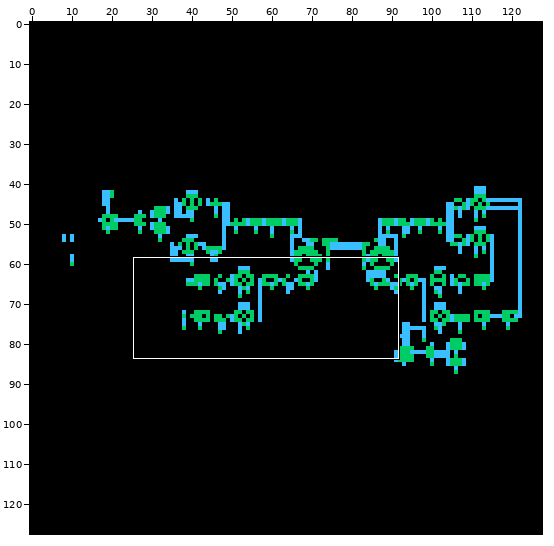
Two states of a sprite sheet, system_testbench_1/schematic/thumbnail_128x128.png. Above, an overview of the earlier version with the close-up marked.
Close-up. Old version:
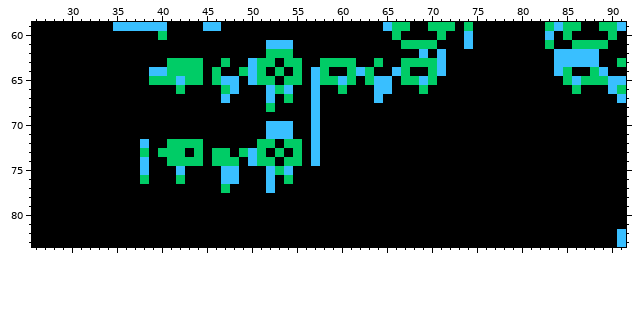
The file is 128x128 pixels. Shown: x 26..91, y 59..83.
The same view after the edit:
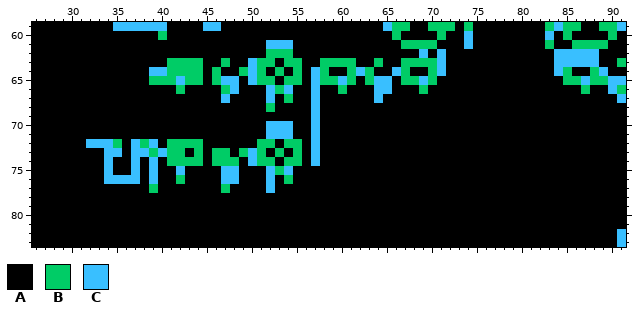
Palette (. is transparent): A #000000  B #00cc66  C #39bfff
The edit:
y 65: x 86..87 CB -> BC
y 66: x 86..87 BA -> AB
y 72: x 32..35 AAAA -> CCCB; x 37..39 ACA -> CBC
y 73: x 34..35 AA -> CC; x 37..40 ABAB -> CCBC
y 74..75: x 34 A -> C; x 37..39 ACA -> CAC
y 76: x 34..39 AAAABA -> CCCCAC
y 77: x 39 A -> B
